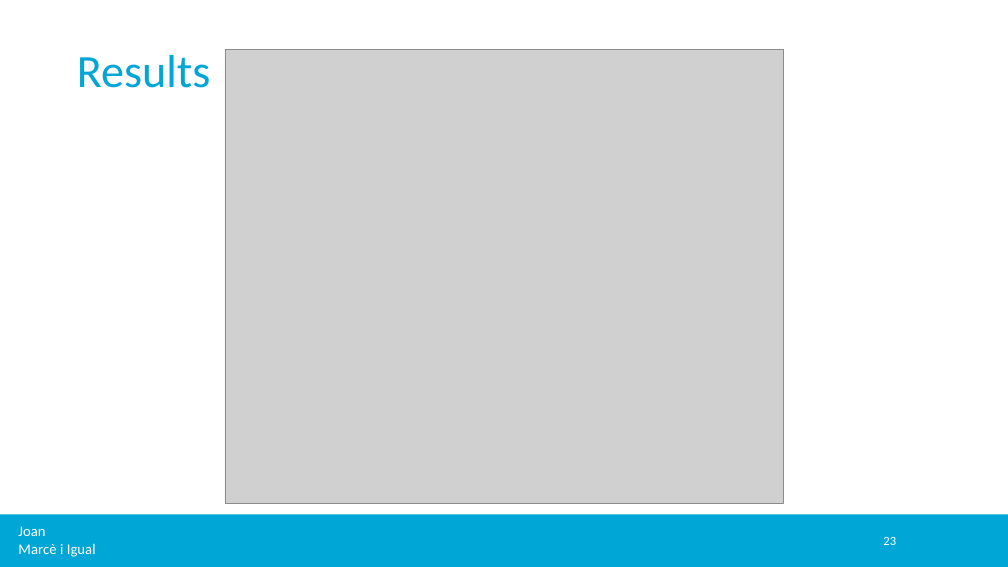
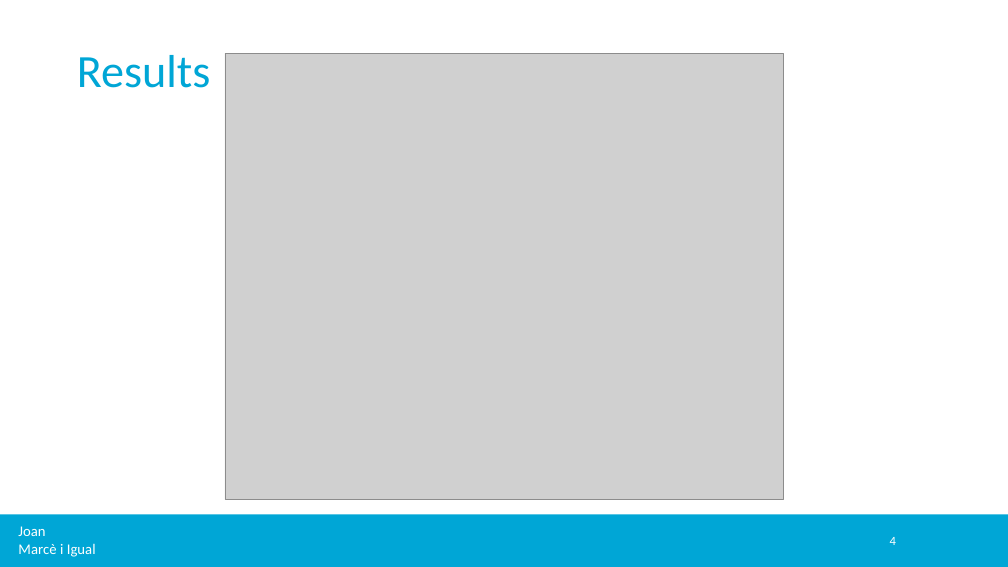
Before and after one commit to jmigual/APATeoria, a slide deck: slide 4 of Notes/TFM_presentations/2020_03_03/2020_03_03.pptx (slide 23 before the commit). Drawn at 1008x567 pixels with LibreOffice and Linux fonts; fonts in the diff are those of the drawing; grey boxes stand for pictures; background and template pictures are left out. Boxes give left, top, right and bottom in pixels: in the first picture for what was removed or moved away, otherwise in the second. Text is boxed around its words. In the diff, an @@ line names an element or a change of style, - is before the commit and + after.

```diff
--- a/Notes/TFM_presentations/2020_03_03/2020_03_03.pptx
+++ b/Notes/TFM_presentations/2020_03_03/2020_03_03.pptx
@@ picture: place and size @@
-picture at [225, 49, 783, 504]
+picture at [225, 53, 783, 500]
@@ page number at [890, 537, 896, 545]: text changed @@
-23
+4
```
Also in this commit, not shown: 1 other slide changed, 4 slides added, 22 slides removed, 3 other files.
